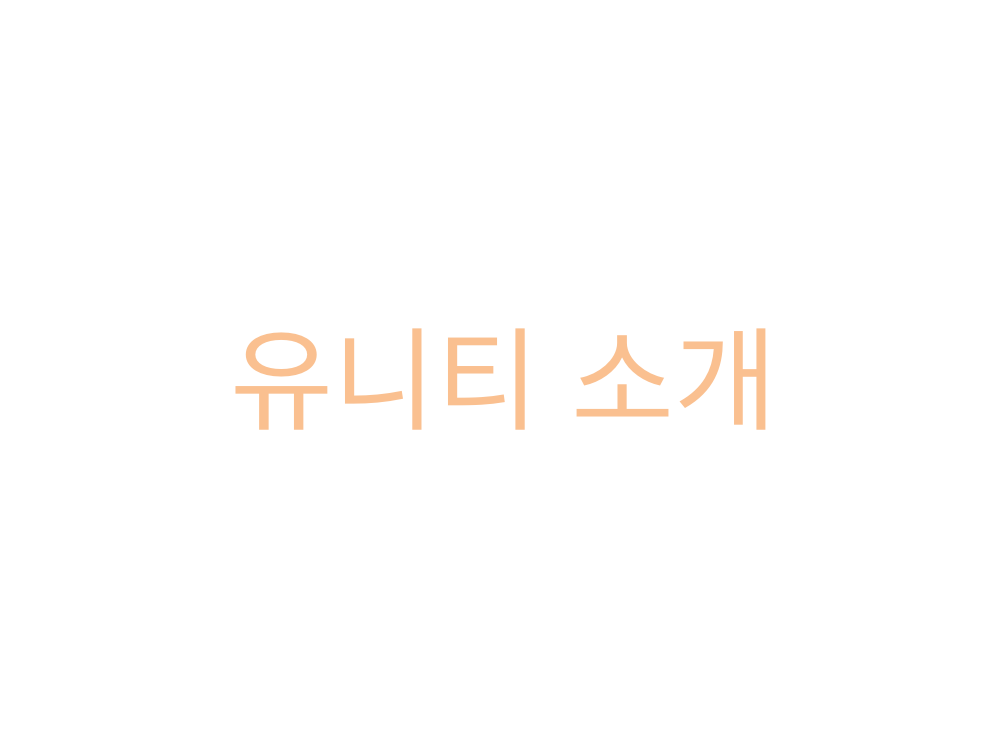
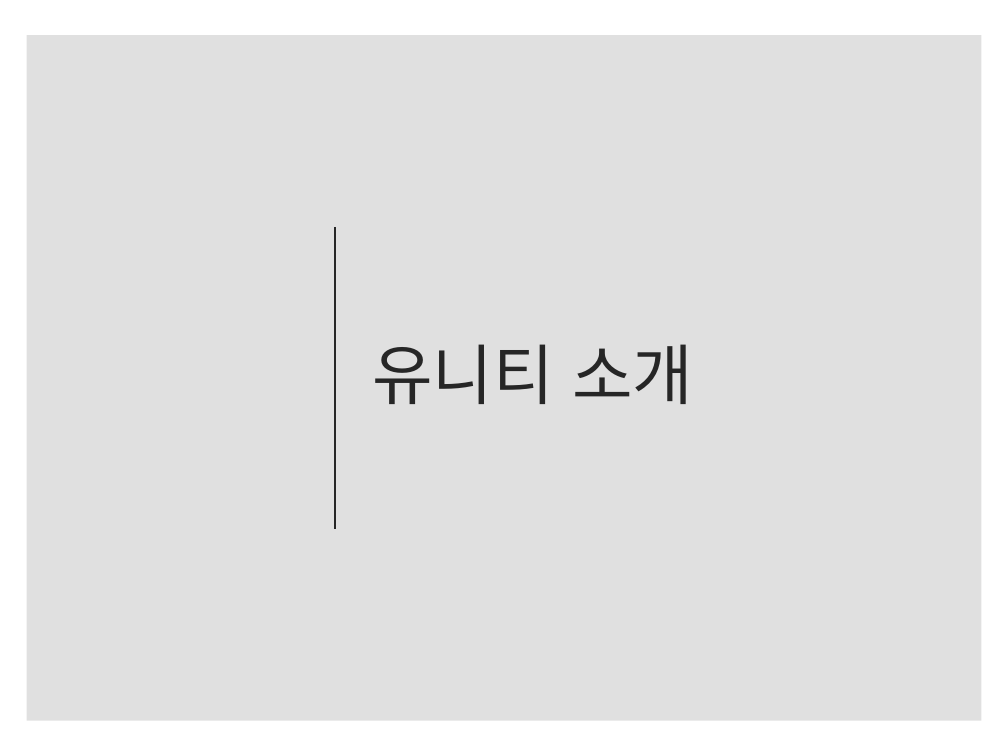
Before and after one commit to IamGroooooot/cien-unity-2019, a slide deck: slide 4 of 1주차.pptx. Drawn at 1008x756 pixels with LibreOffice and Linux fonts; fonts in the diff are those of the drawing. Boxes give left, top, right and bottom in pixels: in the first picture for what was removed or moved away, otherwise in the second. Text is boxed around its words. In the diff, an @@ line names an element or a change of style, - is before the commit and + after.

```diff
--- a/1주차.pptx
+++ b/1주차.pptx
@@ rectangle added at [26, 35, 981, 721], fill #000000 at 12% opacity @@
@@ text "유니티 소개": place and size @@
-text "유니티 소개" at [231, 328, 777, 430]
+text "유니티 소개" at [372, 344, 693, 404]
@@ text "유니티 소개" at [372, 344, 693, 404]: size 80 to 47 pt, text colour #FAC090 to #262626; alignment centre to left; line spacing 1 to 0.9; more space between paragraphs; vertical alignment top to middle @@
@@ line added from (336, 227) to (336, 529), #262626 1.5 pt @@
```
Also in this commit, not shown: 17 other slides changed.
